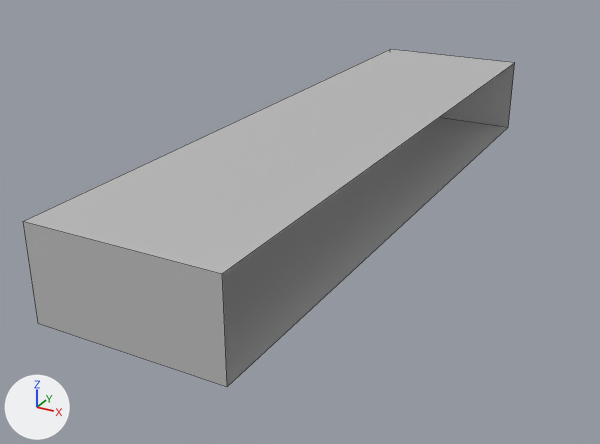
An edit to the FBX model Full Models/Hallway.fbx, drawn before and after from the same camera.
One viewpoint serves both versions: a 50 mm lens placed at (0.111, -0.271, 0.125), pointed at (-0.027, -0.021, 0.0). The lights are fixed; the arrows at lower left show +X, +Y and +Z. Mesh edges are drawn as thin lines.

Script lines for the objects in view, before the commit:
```python
mat_lambert1 = principled_material('lambert1')
mat_lambert1.base_color = (0.5, 0.5, 0.5)  # grey #bcbcbc
me_mesh = bpy.data.meshes.new('Mesh')
me_mesh.from_pydata([(-3.2, 0.0, 12.6), (3.2, 0.0, 12.6), (-3.2, 0.0, -12.6), (3.2, 0.0, -12.6), (-3.2, 3.4, 12.6), (3.2, 3.4, 12.6), (3.2, 3.4, -12.6), (-3.2, 3.4, -12.6)], [], [(4, 5, 6, 7), (0, 2, 3, 1), (0, 1, 5, 4), (3, 2, 7, 6)])
me_mesh.materials.append(mat_lambert1)  # grey #bcbcbc
ob_hallway = bpy.data.objects.new('Hallway', me_mesh)
ob_hallway.location = (-0.0228, 0.001, 0.0025)
ob_hallway.rotation_euler = (1.571, 0.0, 0.0)  # degrees (90, 0, 0)
ob_hallway.scale = (0.01, 0.00941, 0.01)
```
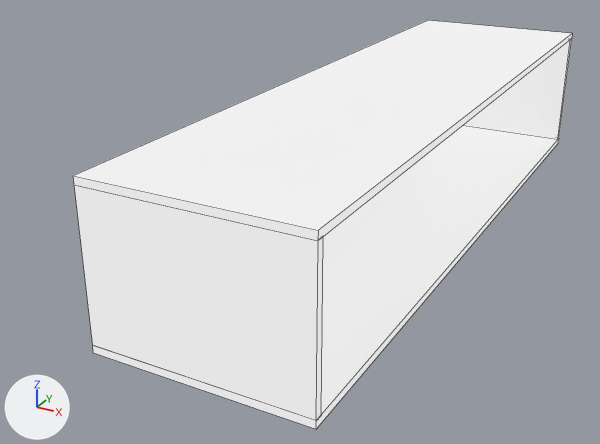
Pixel boxes [x1, y1, x2, y2] of what changed, in the pictures (600 x 444 px):
'Hallway', recoloured, surface changed, reshaped, moved, rescaled (grey to white, 21% taller): before [23, 49, 515, 387]; after [73, 20, 572, 429]

What changed in the scene script:
```text
Change mat_lambert1:
    mat_lambert1.base_color: (0.5, 0.5, 0.5) -> (0.227, 0.227, 0.227)  # grey #bcbcbc -> grey #838383
    add mat_lambert1.emission_strength = 1.0
    add mat_lambert1.emission_color = (0.644, 0.644, 0.644)  # light grey #d2d2d2
Change me_mesh:
    used by ob_hallway; location = (-0.0228, 0.001, 0.0025); rotation_euler = (1.571, 0.0, 0.0), in degrees (90, 0, 0); scale = (0.01, 0.00941, 0.01)
    remove me_mesh.from_pydata(...)  # 8 vertices, 4 faces; spans x -3.2..3.2, y 0.0..3.4, z -12.6..12.6
    add me_mesh.from_pydata(...)  # 48 vertices, 32 faces; spans x -3.5..3.5, y -0.1..5.1, z -12.5..12.5
    me_mesh part 1: the whole mesh is rebuilt
Change ob_hallway:
    ob_hallway.location: (-0.0228, 0.001, 0.0025) -> (0.0, 0.0, 0.0)
    ob_hallway.scale: (0.01, 0.00941, 0.01) -> (0.01, 0.01, 0.01)
```
